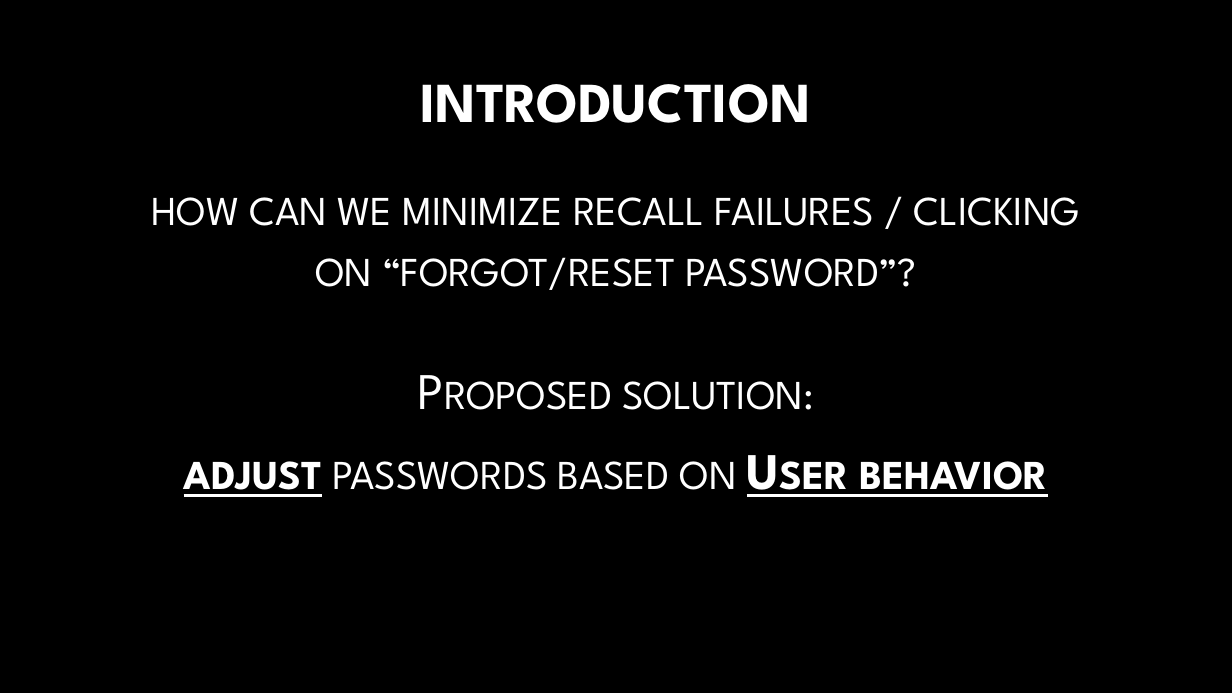
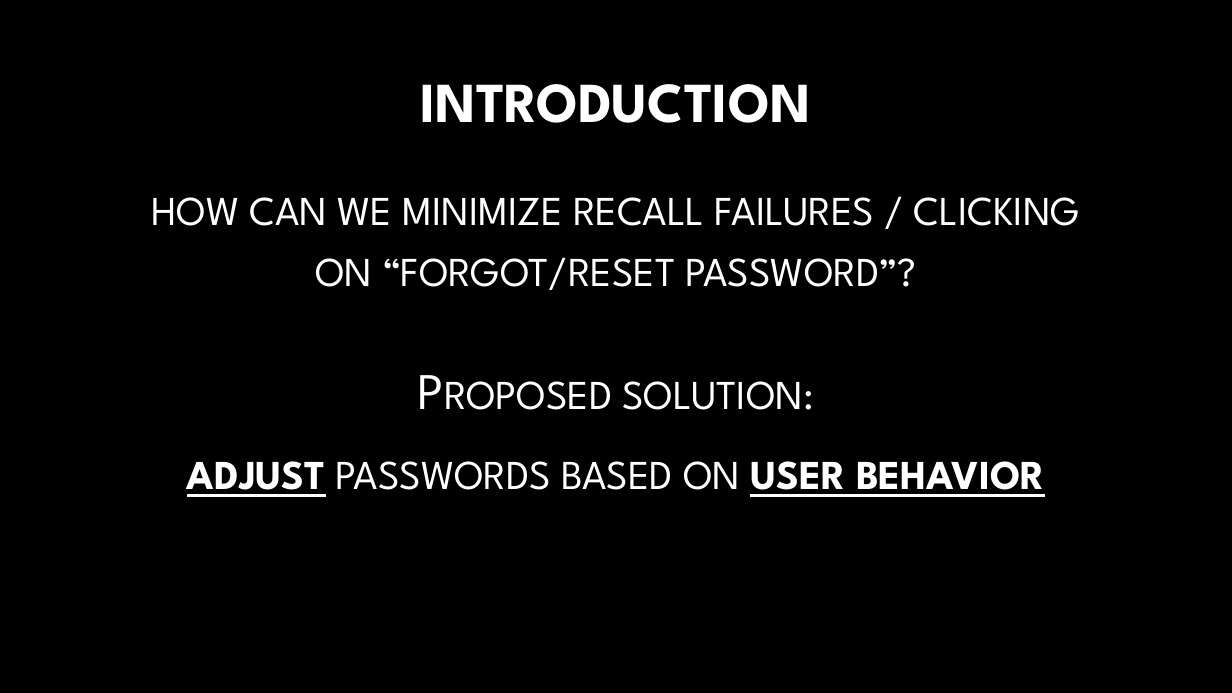
Before and after one commit to aaronk313/dsi, a slide deck: slide 3 of capstone-aaronkim.pptx. Drawn at 1232x693 pixels with LibreOffice and Linux fonts; fonts in the diff are those of the drawing; background and template pictures are left out. Boxes give left, top, right and bottom in pixels: in the first picture for what was removed or moved away, otherwise in the second. Text is boxed around its words. In the diff, an @@ line names an element or a change of style, - is before the commit and + after.

```diff
--- a/capstone-aaronkim.pptx
+++ b/capstone-aaronkim.pptx
@@ text at [187,461,1045,497]: text changed @@
-adjust passwords based on User behavior
+adjust passwords based on user behavior
```
Also in this commit, not shown: 6 other slides changed, 2 slides removed, 2 other files.
